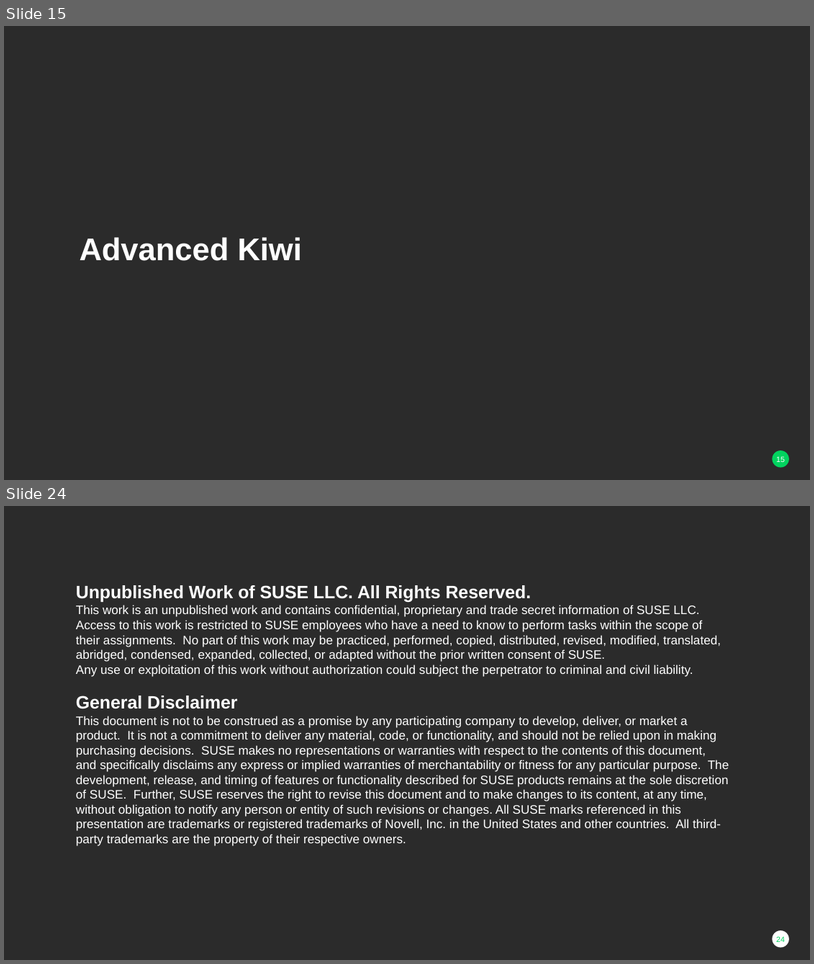
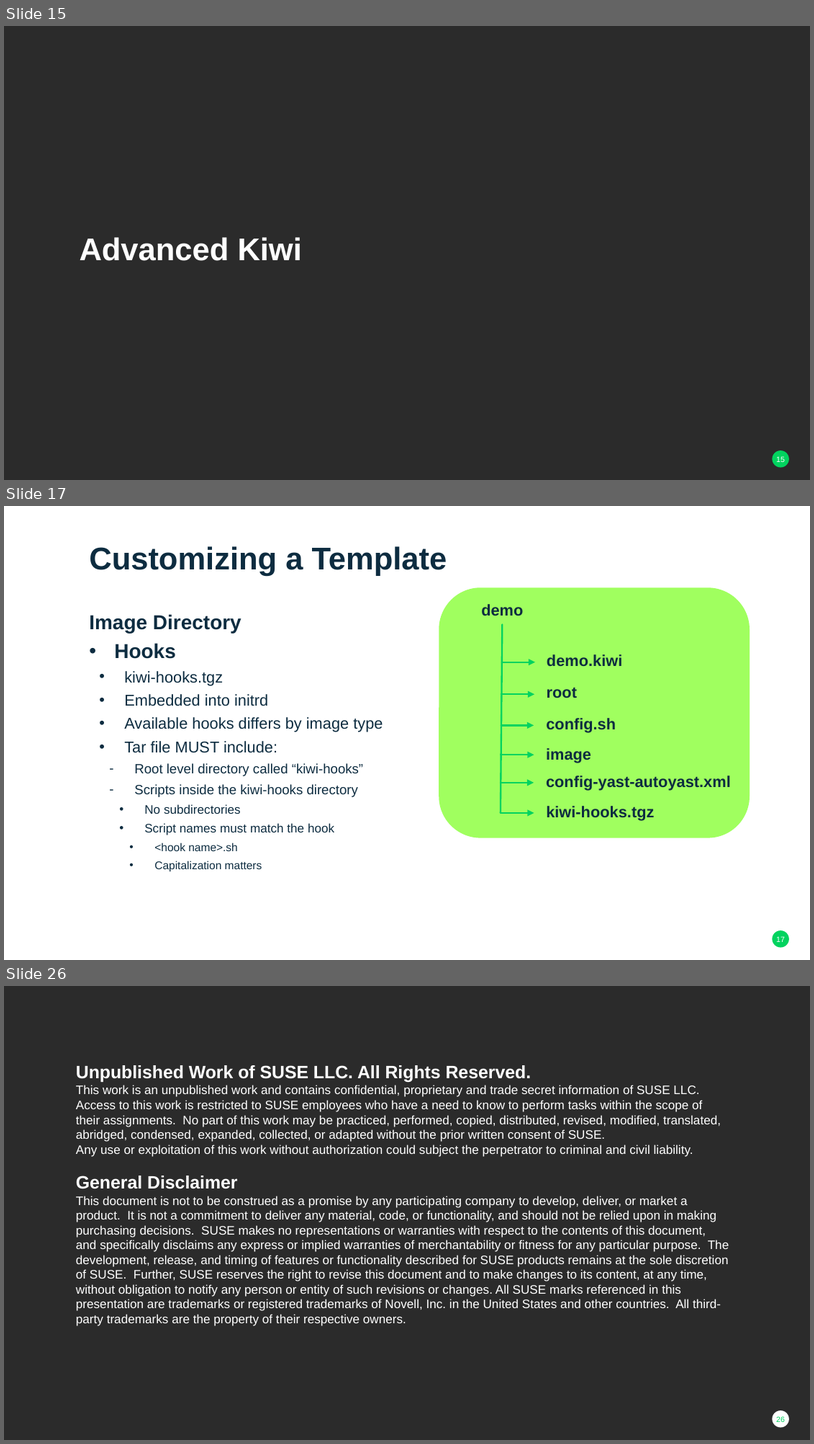
Before and after one commit to darthzen/conferences, a slide deck: susecon/2017/HO126885/HO126885 - Advanced Alchemy Building Gold-Master Images with Kiwi.pptx. Shown one above the other, each under a label of ours: slides 15 and 24 before the commit, slides 15, 17 and 26 after it; the slides between them are not shown. The pictures are 814x964 and 814x1444 pixels, drawn with LibreOffice and Linux fonts; fonts in the diff are those of the drawing; background and template pictures are left out; a plain dark background stands for a picture behind light text. Boxes give left, top, right and bottom in pixels: in the first picture for what was removed or moved away, otherwise in the second. Text is boxed around its words. In the diff, an @@ line names an element or a change of style, - is before the commit and + after.

```diff
--- a/susecon/2017/HO126885/HO126885 - Advanced Alchemy Building Gold-Master Images with Kiwi.pptx
+++ b/susecon/2017/HO126885/HO126885 - Advanced Alchemy Building Gold-Master Images with Kiwi.pptx
@@ slide 17 added at (4,506,810,960), background #FFFFFF; not listed: 1 template element that a slide beside it also shows @@
@@ title added at (89,546,448,576), 28 pt, text #0D2C40, bold @@
+Customizing a Template
@@ text added at (89,614,383,871), 14 pt, text #0D2C40 @@
+Image Directory
+• Hooks
+  • kiwi-hooks.tgz
+  • Embedded into initrd
+  • Available hooks differs by image type
+  • Tar file MUST include:
+    – Root level directory called “kiwi-hooks”
+    – Scripts inside the kiwi-hooks directory
+      • No subdirectories
+      • Script names must match the hook
+        • <hook name>.sh
+        • Capitalization matters
@@ group added at (440,587,750,837): 5 texts, 4 arrows, 1 rounded rectangle, 1 line @@
+demo
+demo.kiwi
+root
+config.sh
+image
@@ arrow added from (501, 782) to (534, 782), #02D35F 1.5 pt @@
@@ text added at (546,775,731,790), 14 pt, text #0D2C40, bold @@
+config-yast-autoyast.xml
@@ text added at (546,806,654,821), 14 pt, text #0D2C40, bold @@
+kiwi-hooks.tgz
@@ arrow added from (501, 813) to (535, 813), #02D35F 1.5 pt @@
@@ what was slide 24 is now slide 26 @@
@@ page number at (777,1416,785,1422): text changed @@
-24
+26
```
Also in this commit, not shown: 2 slides changed, 7 other slides added, 6 slides removed.
